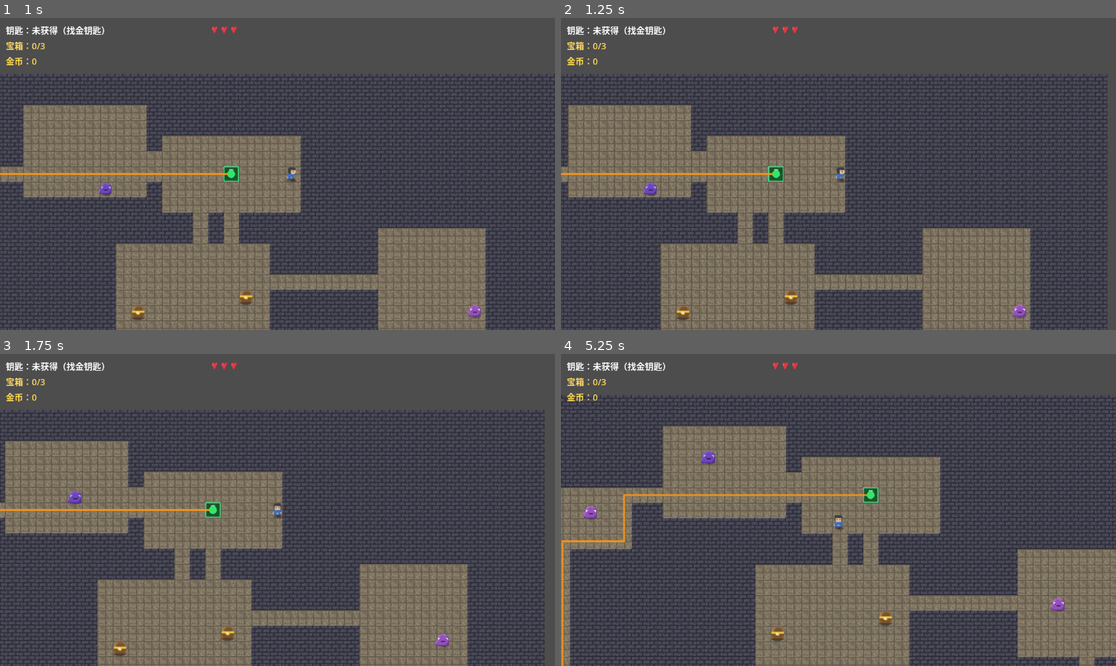
Above: before the commit, frames 1-4 (two rows, left to right).
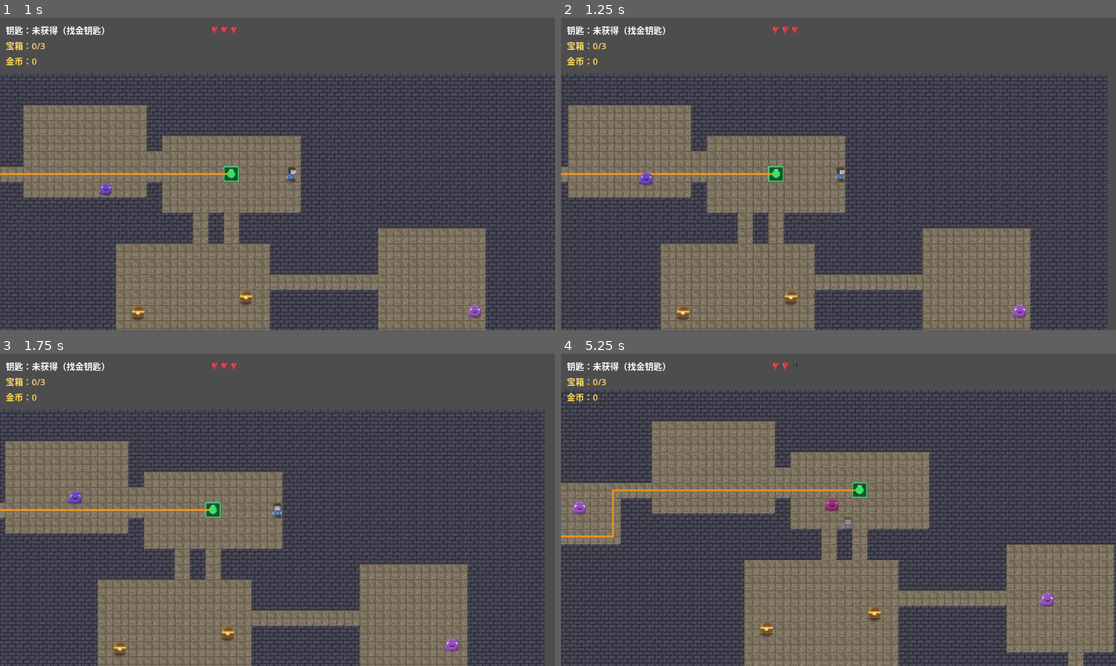
Above: after the commit, the same moments.

Repository: longray/godot_learn
Game: Godot game, scene res://lessons/lesson03_playable/lesson03.tscn
Same seed, same stepped clock (60 frames per second), same inputs: the game is played once before the commit and once after it.
Inputs (mouse positions are in pixels of both pictures, inside the frame that each line leads up to):
- Up to frame 1 (1 s): tap Enter at 0.5 s; move the mouse to (399, 158) at 0.52 s; hold D (move_right) from 0.53 s (still down); click (399, 158) at 0.6 s
- Up to frame 2 (1.25 s): keep holding D (move_right)
- Up to frame 3 (1.75 s): release D (move_right) at 1.25 s; drag from (166, 525) to (122, 647) at 1.27 s
- Up to frame 4 (5.25 s): move the mouse to (894, 441) at 2.02 s; hold D (move_right) 2.03-2.75 s; tap R at 2.1 s; click (894, 441) at 2.3 s; drag from (810, 572) to (633, 516) at 2.77 s; tap Space at 3.5 s; move the mouse to (1005, 556) at 3.52 s; hold A (move_left) 3.53-4.25 s; click (1005, 556) at 3.6 s; drag from (672, 463) to (1049, 622) at 4.27 s; move the mouse to (866, 510) at 5.02 s; hold S (move_down) from 5.03 s (still down); click (866, 510) at 5.1 s

Frame 1 is identical in both runs. In frame 2, 0.2% of the frame differs, in the area x 14-18%, y 49-58%; in frame 3, 0.2%; in frame 4, 24%, in the area x 0-100%, y 2-100%.

Commit message:
feat: 第 7 课——敌人三态状态机（PATROL/CHASE/RETURN）
- enum EnemyState 显式三态 + _update_state 转换层 + _start_chase
- 视线检测 _is_player_visible：沿线 8px lerp 采样查地板——隔墙不发现
  （替代原纯距离判定，本课最大玩法修正）
- CHASE 奔向 last_known_player_position（最后所见位置，非实时坐标）
- RETURN 两阶段：先赴最后所见位置搜索 → 再回最近巡逻点
  （_get_closest_patrol_point_index）
- 卡住检测 stuck_time：CHASE 0.5s / RETURN 0.8s 强制换态
- 参数分离：detection_range 90 / lose_range 150 / lose_sight_time 0.8
  （类型迁移：fast 110/170、tank 70/120）
- _move_towards 统一移动原语（arrived 布尔 + 贴墙滑动，三态共用）
- 保留资产：多点环游/随机停顿/张望（仅 PATROL 等待中）/呼吸三速/
  接触轮询/_flash_t 三态 modulate/类型系统/1.15 风筝倍率
- 验证：状态转换三连断言 + 隔墙不可见 + POI 回归全过

Diff:
--- a/2d_rpg_dungeon/lessons/lesson03_playable/enemy.gd
+++ b/2d_rpg_dungeon/lessons/lesson03_playable/enemy.gd
@@ -1,10 +1,19 @@
 extends CharacterBody2D
 
 # =========================
-# 第 5 课：简单巡逻敌人
-# 行为：出生点 <-> 房间中心 来回巡逻（数据驱动查询，不穿墙）
-#       玩家进入 Hitbox → 直调 take_damage（掉血+击退+无敌，逻辑在玩家侧）
-# =========================
+# 第 7 课：三态状态机敌人
+# PATROL 巡逻 → CHASE 追击 → RETURN 返回（显式 enum + 转换层）
+# 视线检测：沿线 8px 采样查墙（隔墙不发现）
+# 保留资产：多点环游/随机停顿/张望/呼吸三速/接触轮询/类型系统/受击三态
+# =========================
+
+enum EnemyState {
+	PATROL,
+	CHASE,
+	RETURN,
+}
+
+# ---------- 基础移动 ----------
 
 @export var speed: float = 70.0
 
@@ -14,17 +23,16 @@
 
 @export var arrival_distance: float = 4.0
 @export var collision_radius: float = 4.0
+
+# ---------- 接触伤害 ----------
+
 @export var contact_damage: int = 1
-
-# 作业 3：发现玩家追击（半径 80px；脱离需 1.25 倍——滞回防抖，边缘反复横跳）
-# 倍率 1.15：fast 126 / normal 80 / tank 52——全员低于玩家 140，风筝普适
-@export var chase_radius: float = 80.0
-@export var chase_speed_multiplier: float = 1.15
 
 # 接触伤害判定半径（≈ Hitbox 6.4 + 玩家碰撞体 5）
 @export var contact_range: float = 11.0
 
-# 第 6 课：生命（作业 4（第 5 课）补完——敌人可被攻击消灭）
+# ---------- 生命 ----------
+
 @export var max_health: int = 2
 
 # 作业 3（第 6 课）：敌人类型（normal/fast/tank——setup 时按类型重塑属性与配色）
@@ -37,28 +45,50 @@
 	"tank": Color(1.0, 0.78, 0.55),   # 偏橙（厚重）
 }
 
-var chase_speed: float = 0.0
+# ---------- 追击参数（第 7 课：发现/脱离分离 + 视线） ----------
+
+@export var detection_range: float = 90.0
+@export var lose_range: float = 150.0
+@export var lose_sight_time: float = 0.8
+# 倍率 1.15：fast 126 / normal 80 / tank 52——全员低于玩家 140，风筝普适
+@export var chase_speed_multiplier: float = 1.15
+
+# ---------- 外部数据 ----------
 
 var dungeon: Node
 var patrol_points: Array = []
-var player: Node2D = null
+
+# ---------- 巡逻状态 ----------
 
 var current_point_index: int = 0
 var is_waiting: bool = false
 var wait_remaining: float = 0.0
-var is_chasing: bool = false
-
-# 第 6 课：生命与受击
+
+# ---------- 生命状态 ----------
+
 var health: int = 2
 var dead: bool = false
 var _flash_t: float = 0.0  # 受击闪烁剩余时间（>0 时 modulate 优先级最高）
 
+# ---------- AI 状态（第 7 课） ----------
+
+var state: EnemyState = EnemyState.PATROL
+var is_chasing: bool = false  # 视觉用（呼吸加速/泛红）——CHASE 态镜像
+
+var player: Node2D = null
+var last_known_player_position := Vector2.ZERO
+var time_since_seen: float = 0.0
+var stuck_time: float = 0.0
+var home_position := Vector2.ZERO
+
+var chase_speed: float = 0.0
+
 # 呼吸动画计时
 var _t := 0.0
 
 # 张望状态机（仅等待中触发；运行期随机，不进种子序列）
-var _look_cool := 0.0  # 距下次张望的倒计时
-var _look_t := 0.0     # 张望进行中的剩余时间（>0 = 张望中）
+var _look_cool := 0.0
+var _look_t := 0.0
 var _look_dir := 1.0
 
 @onready var hitbox: Area2D = $Hitbox
@@ -66,7 +96,7 @@
 
 
 func _ready() -> void:
-	pass  # 接触伤害改为 _physics_process 每帧距离检测；Hitbox 保留供未来攻击判定
+	pass  # 接触伤害为 _physics_process 每帧距离检测；Hitbox 保留供未来扩展
 
 
 func _process(delta: float) -> void:
@@ -109,7 +139,7 @@
 			else:
 				sprite.position.x = 0.0
 				_look_cool = randf_range(1.5, 3.5)
-	elif is_waiting:
+	elif is_waiting and state == EnemyState.PATROL:
 		_look_cool -= delta
 
 		if _look_cool <= 0.0:
@@ -137,17 +167,23 @@
 	speed *= randf_range(0.85, 1.15)
 	chase_speed = speed * chase_speed_multiplier
 
-	# 作业 3：玩家引用（追击目标）
-	# 踩坑：敌人 setup 在玩家生成之前执行（generate 顺序 spawn_poi → player），
-	# 此刻查找必为 null——改为懒获取：首次需要时找一次，缓存后续直用
-	_get_player_ref()
-
 	_look_cool = randf_range(1.0, 2.5)
 
+	# 第 7 课：AI 状态复位
+	state = EnemyState.PATROL
+	is_chasing = false
+	time_since_seen = 0.0
+	stuck_time = 0.0
+
 	if patrol_points.is_empty():
+		home_position = global_position
+		last_known_player_position = global_position
 		return
 
 	global_position = patrol_points[0]
+	home_position = patrol_points[0]
+	last_known_player_position = global_position
+
 	current_point_index = 0
 
 	if patrol_points.size() > 1:
@@ -158,27 +194,32 @@
 
 
 func _apply_type_template() -> void:
-	# 作业 3：类型模板（个体差异/巡逻参数等后续修改叠加其上）
+	# 作业 3（第 6 课）：类型模板 + 第 7 课参数迁移（detection/lose_range）
 	match enemy_type:
 		"fast":
 			speed = 110.0
 			max_health = 1
 			contact_damage = 1
-			chase_radius = 100.0
+			detection_range = 110.0
+			lose_range = 170.0
 		"tank":
 			speed = 45.0
 			max_health = 4
 			contact_damage = 2
-			chase_radius = 70.0
+			detection_range = 70.0
+			lose_range = 120.0
 		_:
-			# normal：保持导出默认（70 / 2 / 1 / 80）
+			# normal：保持导出默认（70 / 2 / 1 / 90 / 150）
 			pass
 
 	health = max_health
 
 
+# =========================
+# 第 6 课：受击 / 死亡
+# =========================
+
 func take_damage(amount: int, source_position: Vector2 = Vector2.ZERO) -> void:
-	# 第 6 课：被玩家攻击（dead 后不再响应，防尸体补刀）
 	if dead:
 		return
 
@@ -191,7 +232,7 @@
 		_die()
 		return
 
-	_flash_t = 0.12  # 受击闪烁（_process 里按优先级渲染）
+	_flash_t = 0.12
 
 
 func _die() -> void:
@@ -202,11 +243,9 @@
 	queue_free()
 
 
-func _get_player_ref() -> Node2D:
-	if player == null and dungeon is Node:
-		player = dungeon.get_node_or_null("Player")
-	return player
-
+# =========================
+# 主循环：状态机调度（第 7 课）
+# =========================
 
 func _physics_process(delta: float) -> void:
 	if dead or dungeon == null or not dungeon.has_method("is_world_position_walkable"):
@@ -214,29 +253,80 @@
 		move_and_slide()
 		return
 
-	# 作业 3：追击判定（滞回：进入 80px，脱离 100px——防止边缘反复横跳）
 	var player_ref := _get_player_ref()
+
+	# 接触伤害：每帧距离检测（踩坑：body_entered 持续重叠不重发）
 	if is_instance_valid(player_ref):
-		# 接触伤害：每帧距离检测（踩坑：body_entered 只在进入瞬间触发一次，
-		# 玩家站不动持续重叠时永不重发 → 无敌结束后不再扣血。
-		# take_damage 自带无敌检查，每帧调用在无敌期零伤害，结束后立即补刀）
 		if global_position.distance_to(player_ref.global_position) < contact_range:
 			if player_ref.has_method("take_damage"):
 				player_ref.take_damage(contact_damage, global_position)
 
-		var dist := global_position.distance_to(player_ref.global_position)
-
-		if not is_chasing and dist < chase_radius:
-			is_chasing = true
-			is_waiting = false  # 立刻中断停顿扑向玩家
-		elif is_chasing and dist > chase_radius * 1.25:
-			is_chasing = false
-
-	if is_chasing and is_instance_valid(player_ref):
-		_chase_move(delta)
-		move_and_slide()
-		return
-
+	_update_state(delta, player_ref)
+
+	match state:
+		EnemyState.PATROL:
+			_process_patrol(delta)
+		EnemyState.CHASE:
+			_process_chase(delta)
+		EnemyState.RETURN:
+			_process_return(delta)
+
+
+func _get_player_ref() -> Node2D:
+	if player == null and dungeon is Node:
+		player = dungeon.get_node_or_null("Player")
+	return player
+
+
+# =========================
+# 状态转换（第 7 课核心）
+# =========================
+
+func _update_state(delta: float, player_ref: Node2D) -> void:
+	match state:
+		EnemyState.PATROL:
+			if _is_player_visible(player_ref, detection_range):
+				_start_chase(player_ref)
+
+		EnemyState.CHASE:
+			if player_ref == null or not is_instance_valid(player_ref):
+				state = EnemyState.RETURN
+				is_chasing = false
+				stuck_time = 0.0
+				return
+
+			if _is_player_visible(player_ref, lose_range):
+				last_known_player_position = player_ref.global_position
+				time_since_seen = 0.0
+			else:
+				time_since_seen += delta
+
+			var distance_to_player := global_position.distance_to(player_ref.global_position)
+
+			if distance_to_player > lose_range or time_since_seen > lose_sight_time:
+				state = EnemyState.RETURN
+				is_chasing = false
+				stuck_time = 0.0
+
+		EnemyState.RETURN:
+			if _is_player_visible(player_ref, detection_range):
+				_start_chase(player_ref)
+
+
+func _start_chase(target_player: Node2D) -> void:
+	state = EnemyState.CHASE
+	is_chasing = true
+	is_waiting = false
+	stuck_time = 0.0
+	time_since_seen = 0.0
+	last_known_player_position = target_player.global_position
+
+
+# =========================
+# 巡逻（保留：多点环游 + 随机停顿）
+# =========================
+
+func _process_patrol(delta: float) -> void:
 	if patrol_points.size() <= 1:
 		# 无路径或单点：原地待机
 		velocity = Vector2.ZERO
@@ -255,43 +345,161 @@
 		return
 
 	var target: Vector2 = patrol_points[current_point_index]
-	var direction: Vector2 = target - global_position
-	var distance: float = direction.length()
-
-	if distance <= arrival_distance:
-		# 到点：随机停顿后换下一个巡逻点（每点时长不同 → 打破节奏）
+	var arrived := _move_towards(target, speed, delta)
+
+	if arrived:
 		is_waiting = true
 		wait_remaining = randf_range(wait_time_min, wait_time_max)
 		velocity = Vector2.ZERO
-		move_and_slide()
-		return
-
-	var desired_velocity := direction.normalized() * speed
-	_move_with_wall_check(desired_velocity, delta)
+	elif velocity == Vector2.ZERO:
+		# 巡逻被墙卡住：切换下一个巡逻点
+		current_point_index = (current_point_index + 1) % patrol_points.size()
+
 	move_and_slide()
 
 
-func _chase_move(delta: float) -> void:
-	# 作业 3：直线扑向玩家（数据驱动 + 贴墙滑动——被墙挡也能绕）
-	var direction: Vector2 = player.global_position - global_position
-	var desired_velocity := direction.normalized() * chase_speed
-	_move_with_wall_check(desired_velocity, delta)
-
-
-func _move_with_wall_check(desired_velocity: Vector2, delta: float) -> void:
-	# 通用移动：目标位置可走直走；被挡则尝试单轴滑动（巡逻/追击共用）
+# =========================
+# 追击（第 7 课：奔向最后已知位置，非玩家实时坐标）
+# =========================
+
+func _process_chase(delta: float) -> void:
+	var target := last_known_player_position
+	var arrived := _move_towards(target, chase_speed, delta)
+
+	if arrived:
+		# 到达最后已知位置但看不到玩家：转返回
+		if time_since_seen > 0.05:
+			state = EnemyState.RETURN
+			is_chasing = false
+			stuck_time = 0.0
+	elif velocity == Vector2.ZERO:
+		# 卡住检测：持续无法移动超过 0.5s 放弃
+		stuck_time += delta
+
+		if stuck_time > 0.5:
+			state = EnemyState.RETURN
+			is_chasing = false
+			stuck_time = 0.0
+	else:
+		stuck_time = 0.0
+
+	move_and_slide()
+
+
+# =========================
+# 返回（第 7 课：先去最后所见位置搜索 → 再回最近巡逻点）
+# =========================
+
+func _process_return(delta: float) -> void:
+	# 阶段 1：还没到过最后所见位置 → 先去搜一圈
+	var target: Vector2
+	var searching := false
+
+	if global_position.distance_to(last_known_player_position) > arrival_distance * 2.0:
+		target = last_known_player_position
+		searching = true
+	else:
+		# 阶段 2：搜索过了 → 回最近巡逻点
+		var target_index := _get_closest_patrol_point_index()
+		target = patrol_points[target_index] if not patrol_points.is_empty() else home_position
+
+	var arrived := _move_towards(target, speed, delta)
+
+	if arrived:
+		if searching:
+			# 搜完没发现 → 标记搜索完成，继续走回家
+			last_known_player_position = global_position
+		else:
+			state = EnemyState.PATROL
+			current_point_index = _get_closest_patrol_point_index()
+			is_waiting = false
+			stuck_time = 0.0
+	elif velocity == Vector2.ZERO:
+		stuck_time += delta
+
+		if stuck_time > 0.8:
+			# 返回路径一直被卡：强制回巡逻
+			state = EnemyState.PATROL
+			stuck_time = 0.0
+	else:
+		stuck_time = 0.0
+
+	move_and_slide()
+
+
+func _get_closest_patrol_point_index() -> int:
+	if patrol_points.is_empty():
+		return 0
+
+	var best_index := 0
+	var best_distance := 999999999.0
+
+	for i in patrol_points.size():
+		var distance := global_position.distance_squared_to(patrol_points[i])
+
+		if distance < best_distance:
+			best_distance = distance
+			best_index = i
+
+	return best_index
+
+
+# =========================
+# 移动辅助（文档版：返回 arrived 布尔 + 贴墙滑动）
+# =========================
+
+func _move_towards(target: Vector2, move_speed: float, delta: float) -> bool:
+	var direction := target - global_position
+	var distance := direction.length()
+
+	if distance <= arrival_distance:
+		velocity = Vector2.ZERO
+		return true
+
+	var desired_velocity := direction.normalized() * move_speed
 	var next_position := global_position + desired_velocity * delta
 
 	if dungeon.is_world_position_walkable(next_position, collision_radius):
 		velocity = desired_velocity
-		return
-
+		return false
+
+	# 贴墙滑动
 	var x_only := Vector2(next_position.x, global_position.y)
 	var y_only := Vector2(global_position.x, next_position.y)
 
 	if dungeon.is_world_position_walkable(x_only, collision_radius):
 		velocity = Vector2(desired_velocity.x, 0.0)
-	elif dungeon.is_world_position_walkable(y_only, collision_radius):
+		return false
+
+	if dungeon.is_world_position_walkable(y_only, collision_radius):
 		velocity = Vector2(0.0, desired_velocity.y)
-	else:
-		velocity = Vector2.ZERO
+		return false
+
+	velocity = Vector2.ZERO
+	return false
+
+
+# =========================
+# 视线检测（第 7 课核心：沿线采样查墙）
+# =========================
+
+func _is_player_visible(target: Node2D, range_limit: float) -> bool:
+	if target == null or not is_instance_valid(target):
+		return false
+
+	var distance := global_position.distance_to(target.global_position)
+
+	if distance > range_limit:
+		return false
+
+	# 沿敌人与玩家之间每 8px 采样，任一点是墙 → 视线被挡
+	var steps := int(distance / 8.0) + 1
+
+	for i in range(steps + 1):
+		var t := float(i) / float(steps)
+		var sample := global_position.lerp(target.global_position, t)
+
+		if not dungeon.is_world_position_walkable(sample, 0.0):
+			return false
+
+	return true
Not shown, added: doc/lession/07-敌人追击与简单状态机.md
